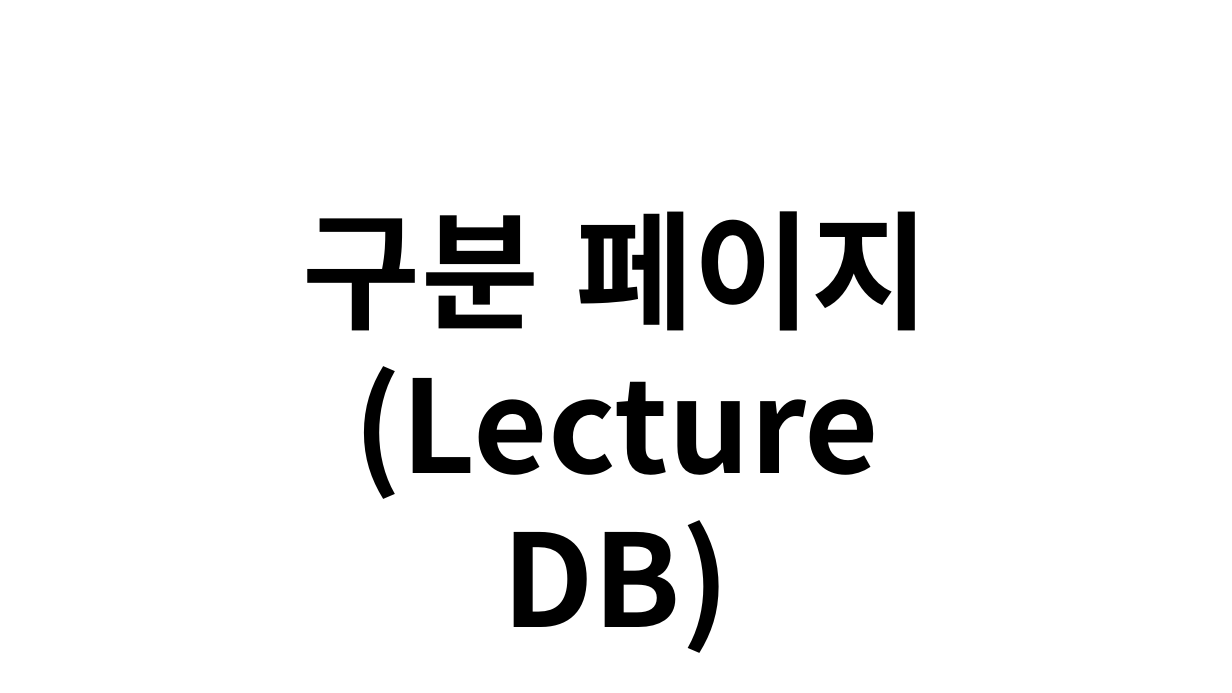
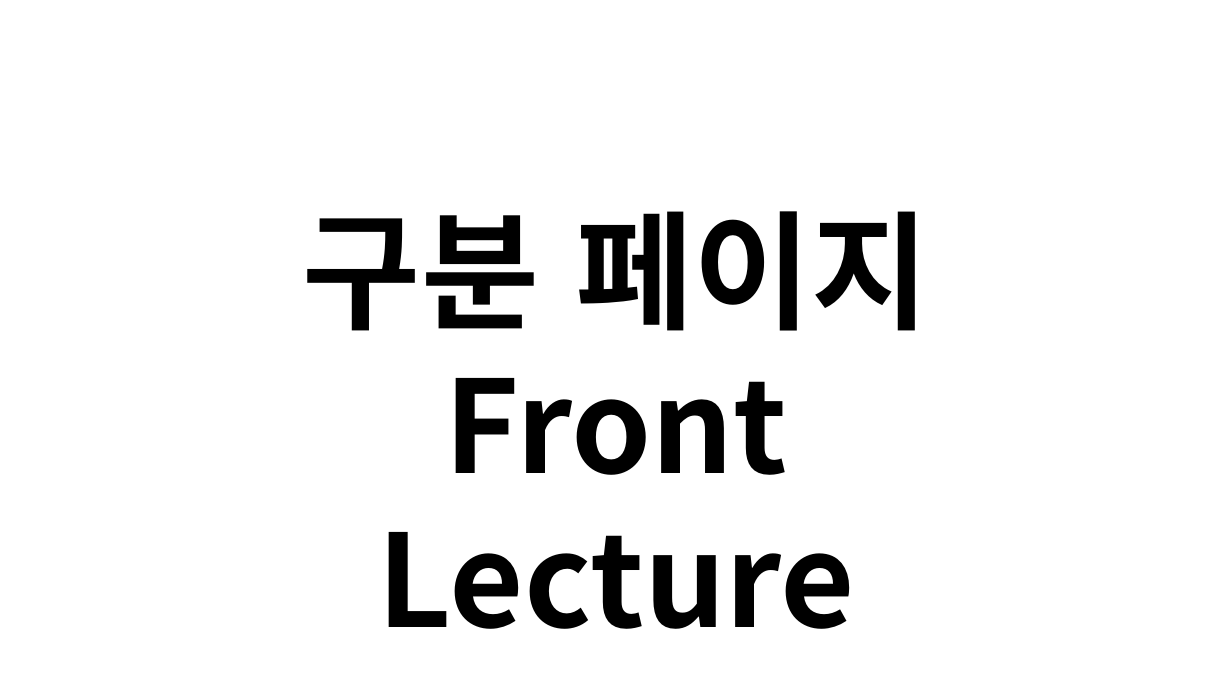
Before and after one commit to JoSihun/CGVR_Lab, a slide deck: slide 13 of documents/01_프로젝트_개발계획.pptx (slide 22 before the commit). Drawn at 1232x693 pixels with LibreOffice and Linux fonts; fonts in the diff are those of the drawing. Boxes give left, top, right and bottom in pixels: in the first picture for what was removed or moved away, otherwise in the second. Text is boxed around its words. In the diff, an @@ line names an element or a change of style, - is before the commit and + after.

```diff
--- a/documents/01_프로젝트_개발계획.pptx
+++ b/documents/01_프로젝트_개발계획.pptx
@@ text at (377, 378, 855, 629): text changed @@
-(Lecture DB)
+Front Lecture
```
Also in this commit, not shown: 21 other slides changed, 24 slides added, 4 slides removed, 4 other files.
